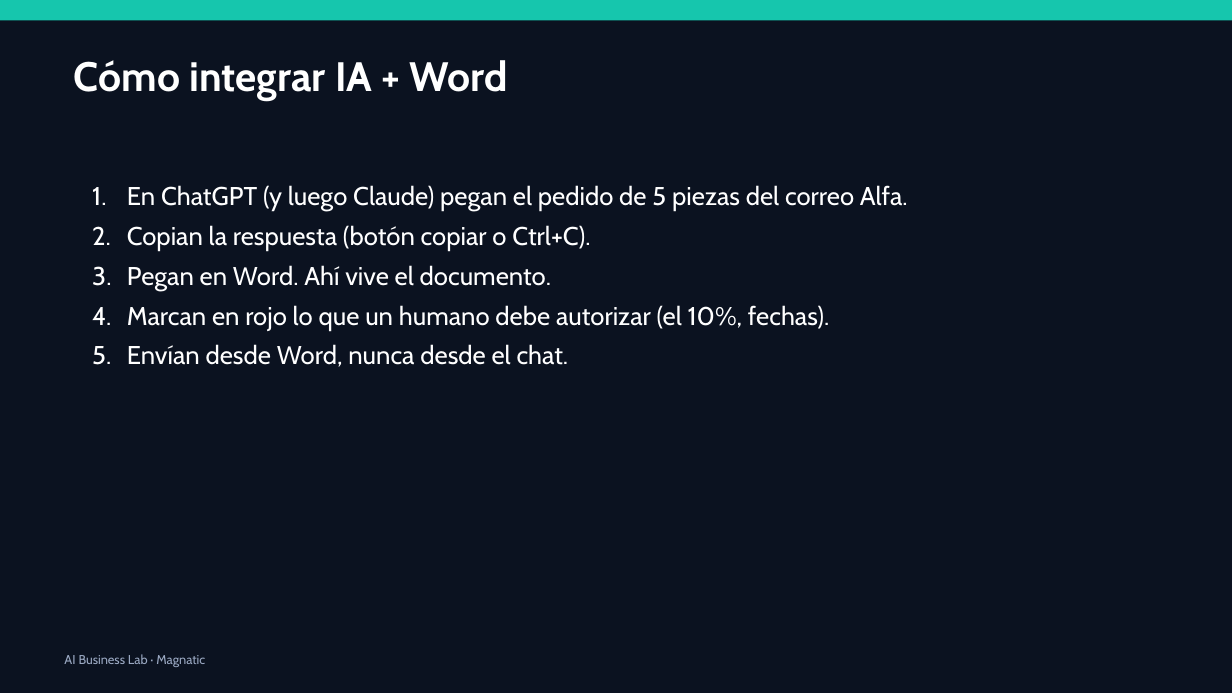
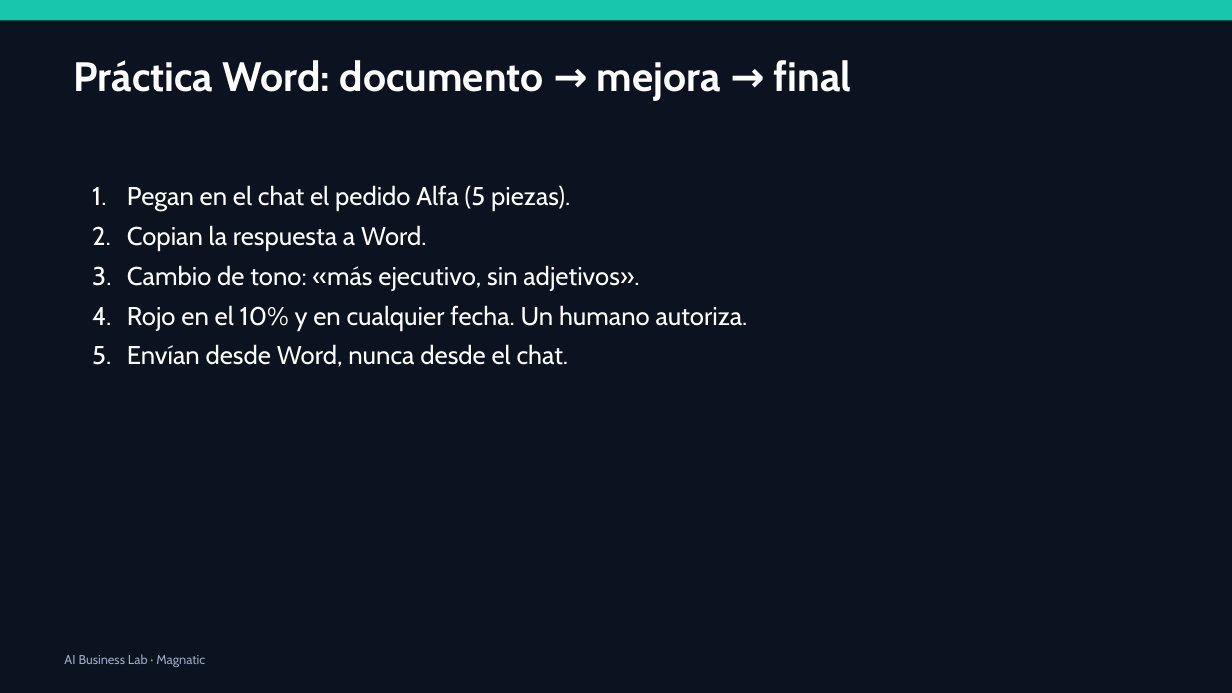
Before and after one commit to xander0408/CURSOS, a slide deck: slide 32 of AI-Business-Lab-Presentacion.pptx (slide 29 before the commit). Drawn at 1232x693 pixels with LibreOffice and Linux fonts; fonts in the diff are those of the drawing. Boxes give left, top, right and bottom in pixels: in the first picture for what was removed or moved away, otherwise in the second. Text is boxed around its words. In the diff, an @@ line names an element or a change of style, - is before the commit and + after.

```diff
--- a/AI-Business-Lab-Presentacion.pptx
+++ b/AI-Business-Lab-Presentacion.pptx
@@ text at (74,60,852,101): text changed @@
-Cómo integrar IA + Word
+Práctica Word: documento → mejora → final
@@ text at (127,185,748,330): text changed @@
-1. En ChatGPT (y luego Claude) pegan el pedido de 5 piezas del correo Alfa.
-2. Copian la respuesta (botón copiar o Ctrl+C).
-3. Pegan en Word. Ahí vive el documento.
-4. Marcan en rojo lo que un humano debe autorizar (el 10%, fechas).
+1. Pegan en el chat el pedido Alfa (5 piezas).
+2. Copian la respuesta a Word.
+3. Cambio de tono: «más ejecutivo, sin adjetivos».
+4. Rojo en el 10% y en cualquier fecha. Un humano autoriza.
```
Also in this commit, not shown: 29 other slides changed, 22 slides added, 8 slides removed, 1 other file.
